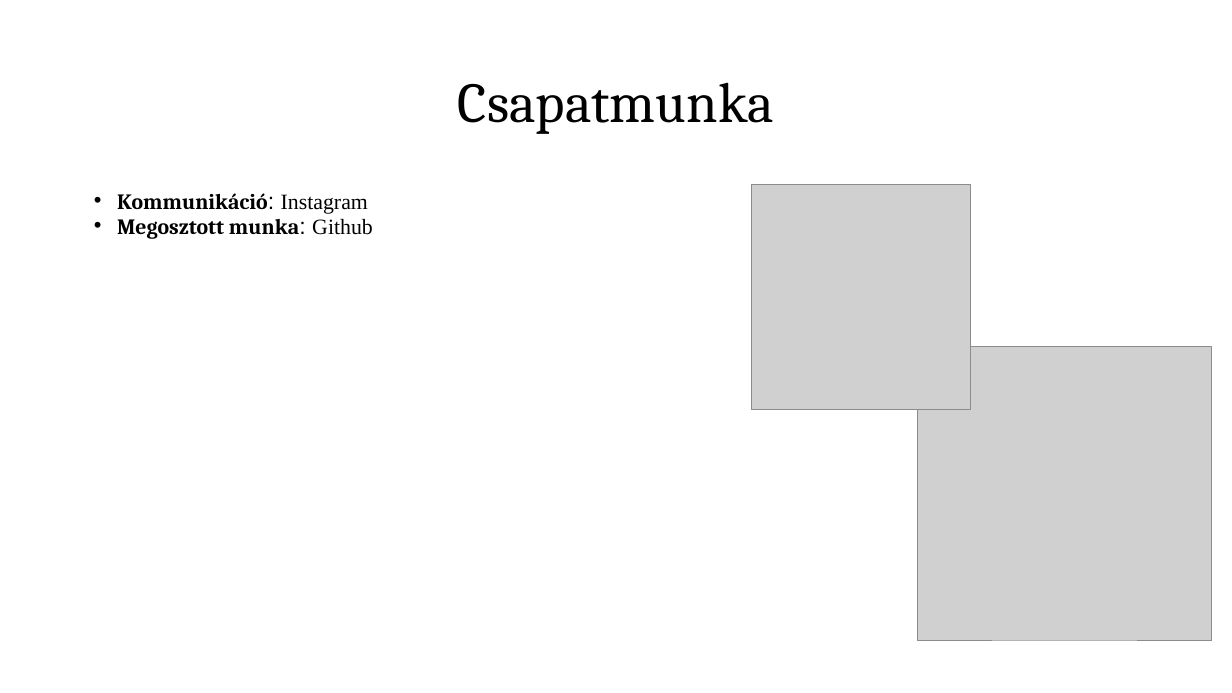
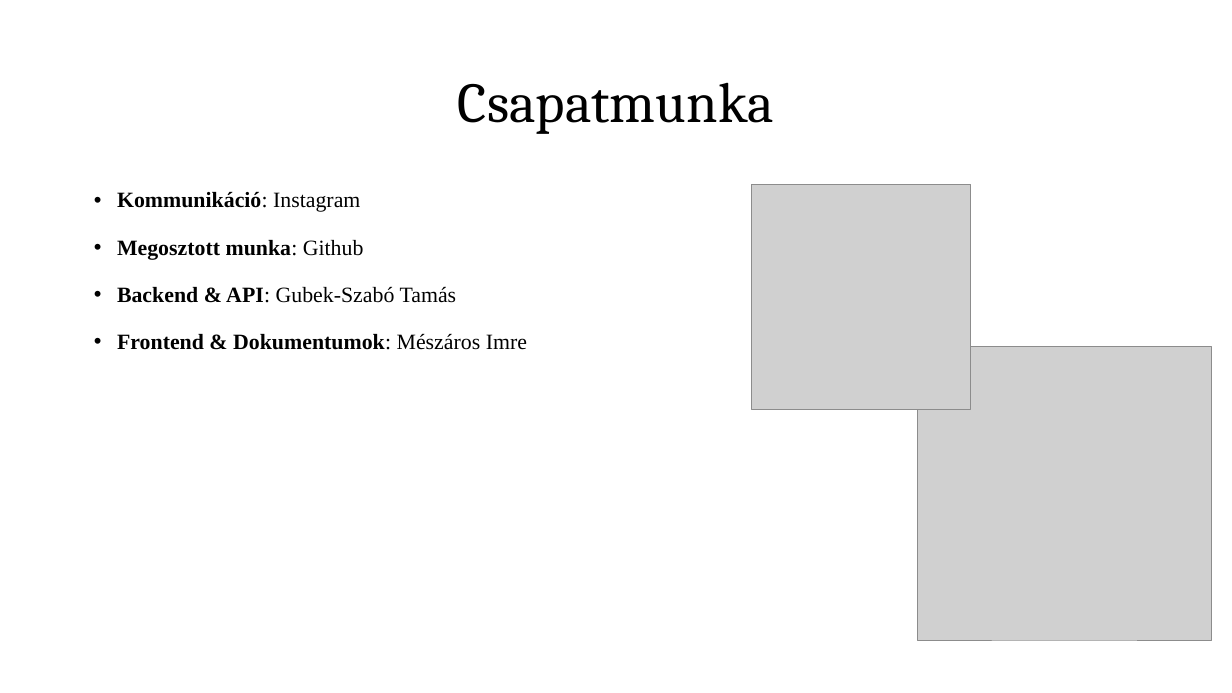
Before and after one commit to tomex1337/13_S1_6_vizsgaremek, a slide deck: slide 3 of docs/Prezentáció/Corelytics presentation.pptx (slide 10 before the commit). Drawn at 1232x693 pixels with LibreOffice and Linux fonts; fonts in the diff are those of the drawing; grey boxes stand for pictures. Boxes give left, top, right and bottom in pixels: in the first picture for what was removed or moved away, otherwise in the second. Text is boxed around its words. In the diff, an @@ line names an element or a change of style, - is before the commit and + after.

Commit message:
fix: presentation

```diff
--- a/docs/Prezentáció/Corelytics presentation.pptx
+++ b/docs/Prezentáció/Corelytics presentation.pptx
@@ text at (117,192,364,260): size 18 to 17 pt, font Arial to Times New Roman in "Kommunikáció:", "munka:"; font Cambria to Times New Roman in "Kommunikáció:", "Megosztott munka:" @@
@@ text at (117,286,527,350): paragraphs added @@
+• Backend & API: Gubek-Szabó Tamás
+• Frontend & Dokumentumok: Mészáros Imre
```
